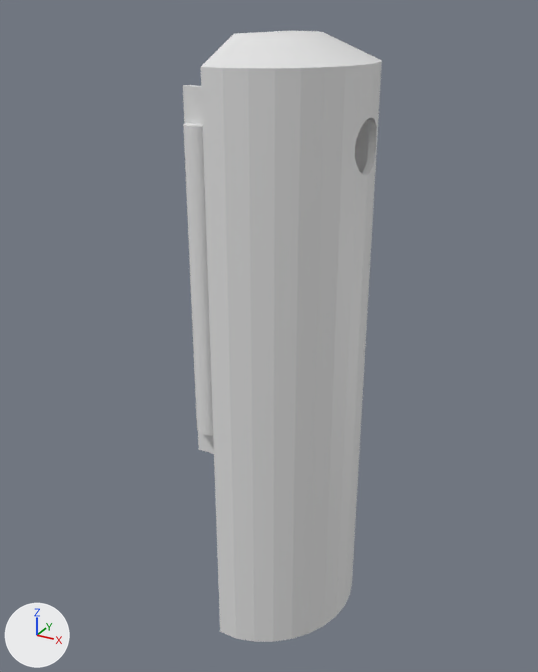
An edit to the Blender file case.blend, drawn before and after from the same camera.
One viewpoint serves both versions: a 50 mm lens placed at (5.1, -9.13, 4.22), pointed at (-0.08, 0.27, -0.49). The lights are fixed; the arrows at lower left show +X, +Y and +Z.

In view in the first picture: 'CaseR', 'Cylinder.005'.
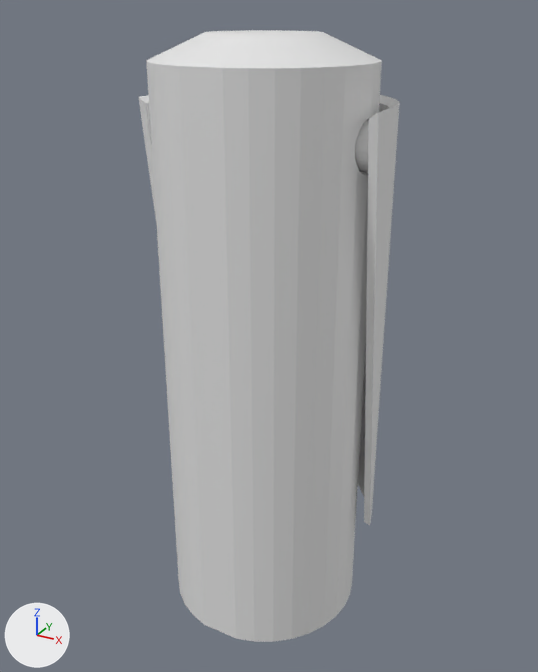
Diff of the bpy script that builds the scene:
```diff
--- a/case.blend.py
+++ b/case.blend.py
@@ me_cylinder_008 @@
 # used by ob_handler; location = (0.0, 0.0, 0.0); scale = (-0.995, 0.995, 1.1)
-me_cylinder_008.from_pydata(...)  # 118 vertices, 86 faces; spans x -1.8..0.0, y -0.42..1.82, z -3.19..3.94
+me_cylinder_008.from_pydata(...)  # 98 vertices, 67 faces; spans x -1.8..0.0, y -0.42..1.82, z -3.19..2.8
+# me_cylinder_008 part 1
+# 24 vertices are removed from x -1.8..0.0, y -0.42..1.82, z -3.19..3.94
+# 33 faces are deleted
+# 7 vertices in x -1.77..-0.35, y 0.36..1.82, z 3.6 move by (0.0, 0.0, -0.8)
+# 7 vertices in x -1.65..-0.33, y 0.34..1.7, z 3.53 move by (0.0, 0.0, -0.81)
+# 4 vertices are added at (-1.8, -0.42, 2.8), (0.0, 1.82, 2.8), (-1.68, -0.42, 2.72), (0.0, 1.7, 2.72)
+# 14 new faces join them
+# me_cylinder_008 part 2
+# 32 vertices in x 0.0, y -0.33..0.33, z 2.06..2.65 move by (-1.31, 0.0, 0.0)
@@ ob_caser_001 @@
 ob_caser_001.scale = (0.852, 0.852, 1.0)
-ob_caser_001.hide_set(True)  # its collection is switched off
@@ ob_handler @@
 ob_handler.scale = (-0.995, 0.995, 1.1)
-ob_handler.hide_set(True)  # its collection is switched off
@@ ob_handlel @@
 ob_handlel.scale = (0.995, 0.995, 1.1)
-ob_handlel.hide_set(True)  # its collection is switched off
```

Boxes [x1, y1, x2, y2] around the edits, measured in the pictures (538 x 672 px; the box of a moved part takes in the faces that stretch with it):
'CaseR.001', shown
    after: [146, 30, 282, 631]
'HandleR', shown
    after: [355, 95, 400, 525]
'HandleL', shown
    after: [138, 95, 156, 217]
part 1 of me_cylinder_008, cut back
    after: [138, 95, 400, 525]
part 2 of me_cylinder_008, moved or reshaped (not visible before)
    after: [355, 120, 369, 173]
'Cylinder.005', unchanged, covered by the edit
    before: [183, 85, 214, 454]
